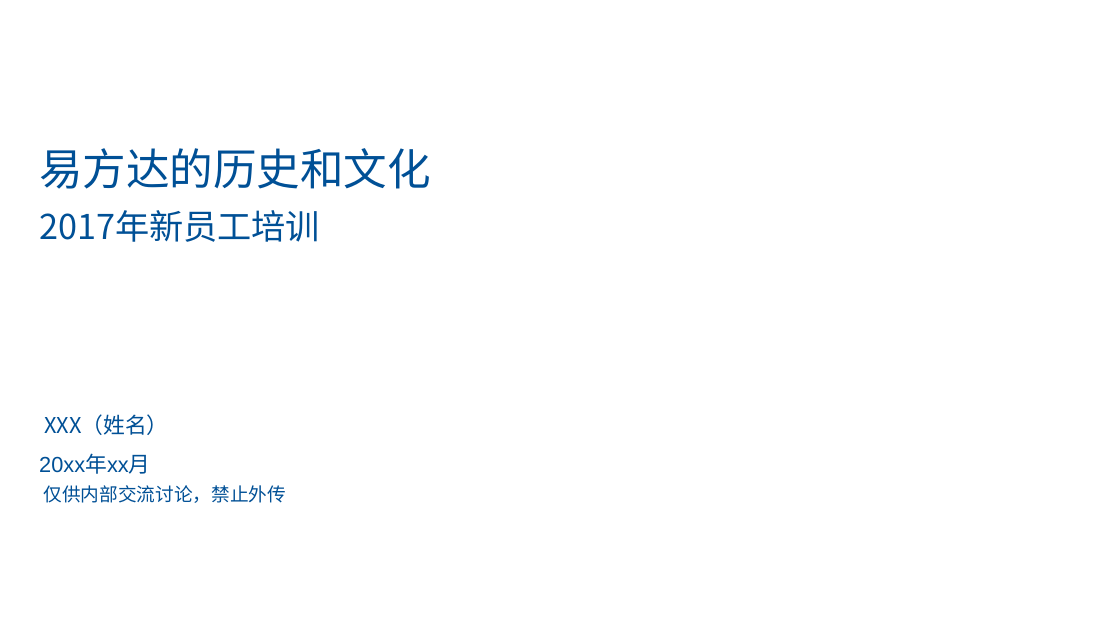
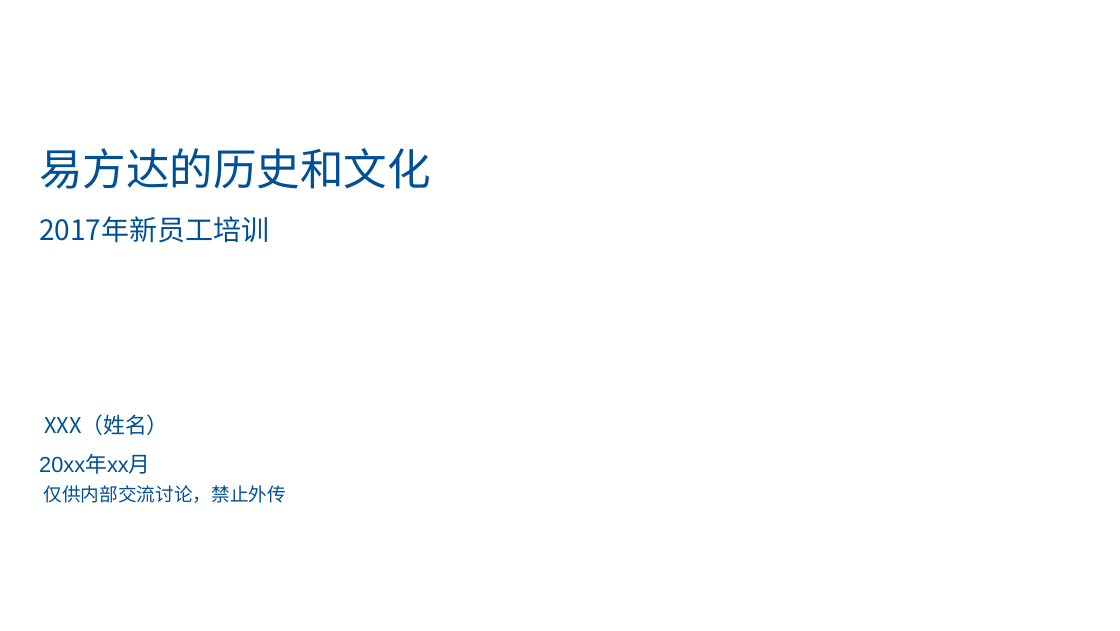
Before and after one commit to hyf901111-design/dsh-desktop, a slide deck: slide 3 of skills/efund-ppt-maker/assets/efund-template-v6.pptx. Drawn at 1120x631 pixels with LibreOffice and Linux fonts; fonts in the diff are those of the drawing; background and template pictures are left out. Boxes give left, top, right and bottom in pixels: in the first picture for what was removed or moved away, otherwise in the second. Text is boxed around its words. In the diff, an @@ line names an element or a change of style, - is before the commit and + after.

```diff
--- a/skills/efund-ppt-maker/assets/efund-template-v6.pptx
+++ b/skills/efund-ppt-maker/assets/efund-template-v6.pptx
@@ text at box(39, 216, 269, 243): size 22 to 18 pt in "2017年新员工培训" @@
```
Also in this commit, not shown: 37 other slides changed, 14 other files.
